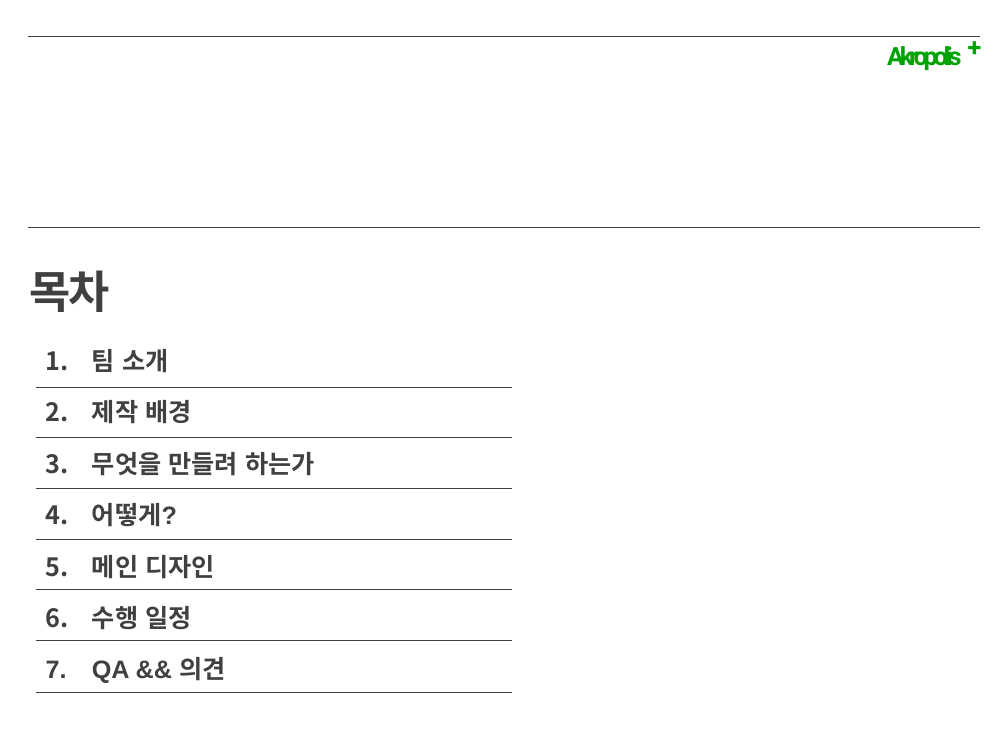
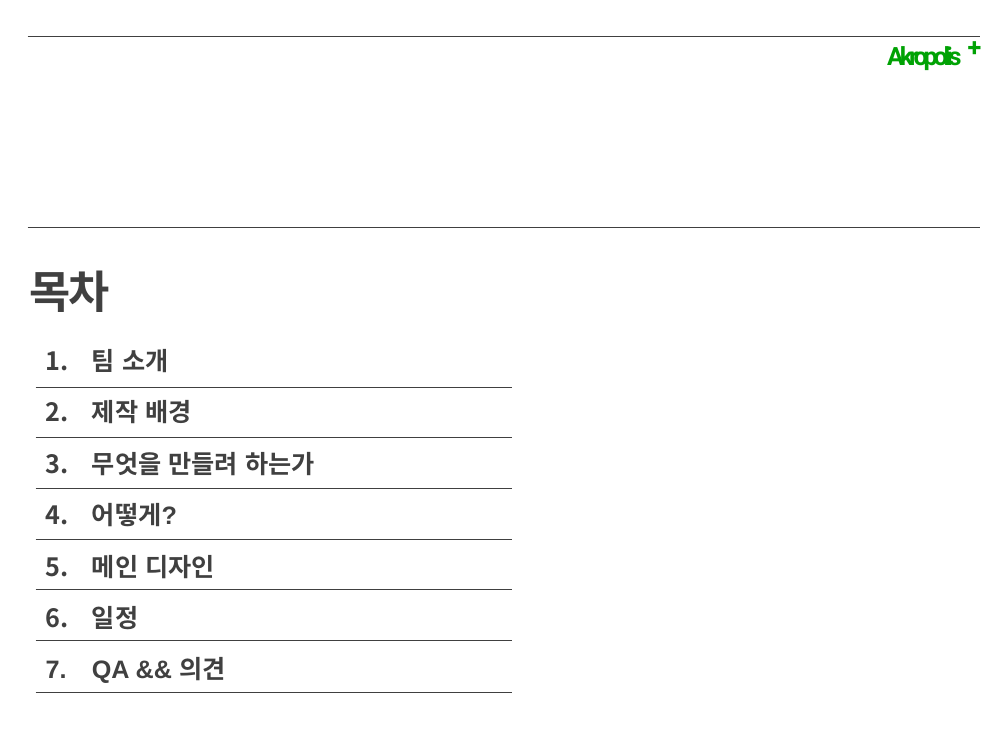
Before and after one commit to Song-InSeok/Akropolis, a slide deck: slide 3 of document/Mid_Presentation_templet.pptx (slide 4 before the commit). Drawn at 1008x756 pixels with LibreOffice and Linux fonts; fonts in the diff are those of the drawing. Boxes give left, top, right and bottom in pixels: in the first picture for what was removed or moved away, otherwise in the second. Text is boxed around its words. In the diff, an @@ line names an element or a change of style, - is before the commit and + after.

```diff
--- a/document/Mid_Presentation_templet.pptx
+++ b/document/Mid_Presentation_templet.pptx
@@ text at (92, 606, 138, 630): text changed @@
-6. 수행 일정
+6. 일정
```
Also in this commit, not shown: 5 other slides changed, 1 slide added, 6 slides removed.
